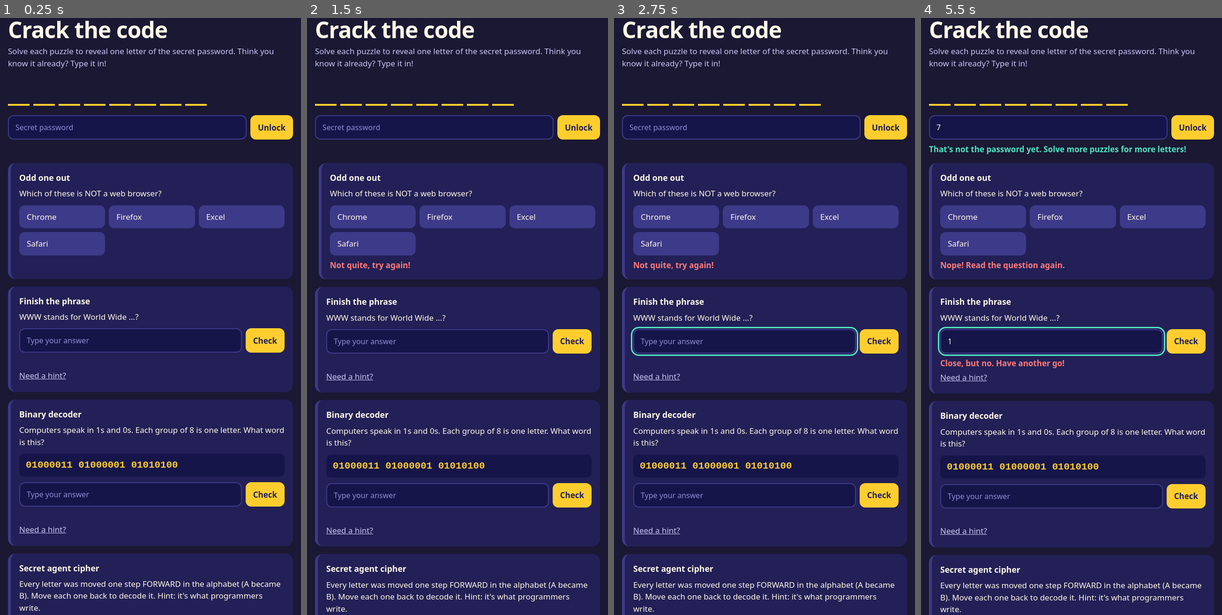
Above: before the commit, frames 1-4 (left to right).
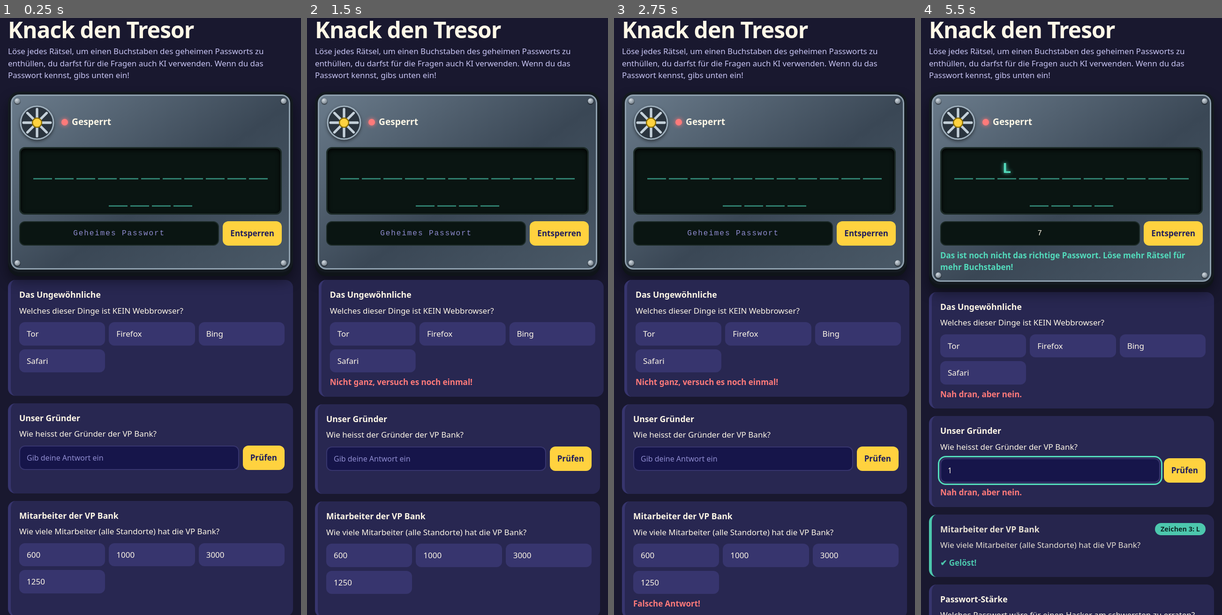
Above: after the commit, the same moments.

Repository: Kurosbani/vpb-puzzle-game
Game: browser game, page index.html
Same seed, same stepped clock (60 frames per second), same inputs: the game is played once before the commit and once after it.
Inputs (mouse positions are in pixels of both pictures, inside the frame that each line leads up to; where the layout moved, square brackets give the same spot in the first picture):
- Up to frame 1 (0.25 s): no input
- Up to frame 2 (1.5 s): tap Space at 1.1 s; click "Firefox" at 1.27 s
- Up to frame 3 (2.75 s): tap Space at 1.6, 2.1, 2.6 s; click (677, 555) at 1.87 s, where only the run after the commit has a clickable "600"; click "Unlock" (after the commit: "Entsperren") at 2.02 s; click (677, 334) at 2.47 s, where only the run after the commit has a clickable "Tor"
- Up to frame 4 (5.5 s): click "Safari" at 3.07 s; tap Space every 0.5 s from 3.1 to 5.1 s; click (1050, 459) [1050, 340] at 3.67 s; type "3" at 3.67 s; tap Enter at 3.7, 4.55 s; click (1071, 555) at 4.27 s, where only the run after the commit has a clickable "1000"; click (1041, 232) [1047, 125] at 4.52 s; type "7" at 4.52 s; click (1185, 471) at 4.87 s, where only the run after the commit has a clickable "Prüfen"; click (1050, 471) [1050, 340] at 5.47 s; type "1" at 5.47 s

The runs differ from the first frame. In frame 1, 42% of the frame differs, in the area x 2-98%, y 0-100%; in frame 2, 44%; in frame 3, 44%; in frame 4, 48%.

Commit message:
Added questions and changed design

Diff:
--- a/index.html
+++ b/index.html
@@ -1,22 +1,35 @@
 <!doctype html>
-<html lang="en">
+<html lang="de">
 <head>
 <meta charset="utf-8">
 <meta name="viewport" content="width=device-width, initial-scale=1">
-<title>Crack the Code</title>
+<title>Tresor knacken</title>
 <style>
-:root{--bg:#1a1833;--card:#222056;--card2:#3d3a89;--ink:#fff8e7;--dim:#c9c6f5;--sun:#ffce2e;--mint:#4fe3c1;--coral:#ff7a7a;color-scheme:dark}
+:root{--bg:#19182f;--card:#282751;--card2:#37356e;--ink:#fff8e7;--dim:#c9c6f5;--sun:#ffd23f;--mint:#53dbbc;--coral:#ff7a7a;color-scheme:dark}
 *{box-sizing:border-box}
 html{background:var(--bg)}
 body{margin:0;background:var(--bg);color:var(--ink);font:17px/1.5 "Trebuchet MS","Avenir Next",system-ui,sans-serif}
 main{max-width:640px;margin:0 auto;padding:28px 16px 48px}
 h1{font-size:clamp(2rem,8vw,3rem);line-height:1.05;margin:0 0 8px;letter-spacing:-.02em}
 .sub{margin:0 0 22px;color:var(--dim)}
-.secret{display:flex;flex-wrap:wrap;gap:8px;margin:0 0 20px}
-.ch{width:clamp(30px,10vw,46px);height:clamp(42px,12vw,56px);display:flex;align-items:flex-end;justify-content:center;border-bottom:4px solid var(--sun);font:700 clamp(1.5rem,7vw,2.2rem)/1.2 ui-monospace,"Courier New",monospace;color:var(--sun)}
+.vault{position:relative;margin:0 0 8px;padding:22px 18px 18px;border-radius:24px;border:6px solid #141a20;background:linear-gradient(145deg,#6b7c8c,#3a4755 55%,#4a5967);box-shadow:inset 0 0 0 3px #8fa0ae,0 8px 0 #0f1419,0 18px 28px rgba(0,0,0,.45)}
+.bolt{position:absolute;width:12px;height:12px;border-radius:50%;background:radial-gradient(circle at 35% 30%,#d5dde4,#56626d);box-shadow:0 1px 2px #000}
+.b1{top:8px;left:8px}.b2{top:8px;right:8px}.b3{bottom:8px;left:8px}.b4{bottom:8px;right:8px}
+.vtop{display:flex;align-items:center;gap:14px;margin:0 0 14px}
+.wheel{width:76px;height:76px;flex:none;transition:transform .9s cubic-bezier(.3,1.3,.5,1);filter:drop-shadow(0 3px 3px rgba(0,0,0,.5))}
+.state{display:flex;flex-direction:column;gap:2px}
+.vtitle{font-weight:700;font-size:1.2rem}
+.led{display:inline-block;width:14px;height:14px;border-radius:50%;background:var(--coral);box-shadow:0 0 10px var(--coral);margin-right:8px;vertical-align:-1px}
+.open .led{background:var(--mint);box-shadow:0 0 12px var(--mint)}
+.vcount{color:#e3eaf0;font-size:.95rem}
+.secret{display:flex;flex-wrap:wrap;gap:6px;justify-content:center;padding:14px 10px;margin:0 0 14px;border-radius:12px;background:#0a1512;border:3px solid #1c2a27;box-shadow:inset 0 3px 10px #000}
+.open .secret{border-color:var(--mint);box-shadow:inset 0 3px 10px #000,0 0 18px rgba(79,227,193,.5)}
+.ch{width:clamp(28px,9vw,40px);height:clamp(40px,11vw,52px);display:flex;align-items:flex-end;justify-content:center;border-bottom:3px solid #2f7d6d;font:700 clamp(1.4rem,6.5vw,2rem)/1.2 ui-monospace,"Courier New",monospace;color:var(--mint);text-shadow:0 0 8px var(--mint)}
 .ch.pop{animation:pop .5s ease}
 @keyframes pop{30%{transform:translateY(-10px) scale(1.3)}}
 .final{display:flex;gap:8px}
+.final input{text-align:center;letter-spacing:.12em;font-family:ui-monospace,"Courier New",monospace;background:#0a1512;border-color:#1c2a27}
+.final input:focus{border-color:var(--mint)}
 input{flex:1;min-width:0;font:inherit;font-size:16px;padding:12px 14px;border-radius:12px;border:2px solid var(--card2);background:#16154a;color:var(--ink)}
 input::placeholder{color:#8f8cd0}
 button{font:inherit;font-weight:700;cursor:pointer;border:0;border-radius:12px;padding:12px 16px;background:var(--sun);color:#1f1d5c}
@@ -24,7 +37,7 @@
 :focus-visible{outline:3px solid var(--mint);outline-offset:2px}
 .note{min-height:1.5em;margin:8px 0 0;color:var(--mint);font-weight:700}
 .warn{background:var(--coral);color:#2a0d0d;padding:8px 12px;border-radius:10px;margin:0 0 16px;font-weight:700}
-#win{background:var(--mint);color:#0c2b25;border-radius:16px;padding:18px 20px;margin:20px 0 0}
+#win{background:var(--mint);color:#0c2b25;border-radius:14px;padding:16px 18px;margin:14px 0 0;animation:pop .5s ease}
 #win h2{margin:0 0 4px;font-size:1.5rem}
 #win p{margin:0}
 .card{background:var(--card);border-radius:16px;padding:18px;margin-top:16px;border-left:6px solid var(--card2)}
@@ -45,26 +58,44 @@
 .ok{margin:0;color:var(--mint);font-weight:700}
 footer{margin-top:28px;text-align:center}
 footer button{background:none;color:var(--dim);font-weight:400;text-decoration:underline}
-@media (prefers-reduced-motion:reduce){.ch.pop,.card.shake{animation:none}}
+@media (prefers-reduced-motion:reduce){.ch.pop,.card.shake,#win{animation:none}.wheel{transition:none}}
 </style>
 </head>
 <body>
 <main>
   <header>
-    <h1>Crack the code</h1>
-    <p class="sub">Solve each puzzle to reveal one letter of the secret password. Think you know it already? Type it in!</p>
+    <h1>Knack den Tresor</h1>
+    <p class="sub">Löse jedes Rätsel, um einen Buchstaben des geheimen Passworts zu enthüllen, du darfst für die Fragen auch KI verwenden. Wenn du das Passwort kennst, gibs unten ein!</p>
     <div id="dev"></div>
-    <div id="secret" class="secret" aria-label="Secret password"></div>
-    <div class="final">
-      <input id="pw" placeholder="Secret password" autocomplete="off" autocapitalize="off" spellcheck="false" enterkeyhint="go">
-      <button id="pwBtn">Unlock</button>
+    <div id="vault" class="vault">
+      <span class="bolt b1"></span><span class="bolt b2"></span><span class="bolt b3"></span><span class="bolt b4"></span>
+      <div class="vtop">
+        <svg id="wheel" class="wheel" viewBox="0 0 100 100" aria-hidden="true">
+          <circle cx="50" cy="50" r="46" fill="#2a343e" stroke="#9fb0bd" stroke-width="4"/>
+          <g stroke="#c4d0d9" stroke-width="7" stroke-linecap="round">
+            <line x1="50" y1="12" x2="50" y2="88"/><line x1="12" y1="50" x2="88" y2="50"/>
+            <line x1="23" y1="23" x2="77" y2="77"/><line x1="77" y1="23" x2="23" y2="77"/>
+          </g>
+          <circle cx="50" cy="50" r="13" fill="#ffd23f" stroke="#8a6d00" stroke-width="3"/>
+        </svg>
+        <div class="state">
+          <span class="vtitle"><i class="led"></i><span id="vstate">Gesperrt</span></span>
+          <span id="vcount" class="vcount"></span>
+        </div>
+      </div>
+      <div id="secret" class="secret" aria-label="Geheimes Passwort"></div>
+      <div class="final">
+        <input id="pw" placeholder="Geheimes Passwort" autocomplete="off" autocapitalize="off" spellcheck="false" enterkeyhint="go">
+        <button id="pwBtn">Entsperren</button>
+      </div>
+      <p id="pwMsg" class="note"></p>
+      <section id="win" hidden></section>
     </div>
-    <p id="pwMsg" class="note"></p>
   </header>
-  <section id="win" hidden></section>
   <section id="list"></section>
-  <footer><button id="reset">Start over</button></footer>
+  <footer><button id="reset">Neu starten</button></footer>
 </main>
+
 
 <script>
 /* ============ EDIT HERE ============
@@ -75,36 +106,90 @@
    - Optional: "show" = a code/cipher displayed in a box, "hint" = hidden until clicked.
    - Company puzzles are marked TODO. */
 const CONFIG = {
-  secret: "FIREWALL",
-  winTitle: "Access granted! 🎉",
-  winText: "You cracked the code. Show this screen to your host to claim your prize!",
+  secret: "WELCOME2VPB2026",
+  winTitle: "Zugang gewährt! 🎉",
+  winText: "Du hast den Code geknackt. Gratuliere!",
   puzzles: [
-    { title: "Odd one out", q: "Which of these is NOT a web browser?",
-      choices: ["Chrome", "Firefox", "Excel", "Safari"], answer: "Excel" },
-
-    { title: "Finish the phrase", q: "WWW stands for World Wide ...?",
-      answer: ["web"], hint: "Think of what a spider makes." },
-
-    { title: "Binary decoder", q: "Computers speak in 1s and 0s. Each group of 8 is one letter. What word is this?",
-      show: "01000011 01000001 01010100", answer: ["cat"],
-      hint: "01000001 is the letter A. The next letter up is B, then C..." },
-
-    { title: "Secret agent cipher", q: "Every letter was moved one step FORWARD in the alphabet (A became B). Move each one back to decode it. Hint: it's what programmers write.",
-      show: "DPEF", answer: ["code"], hint: "D goes back to C. Now do the rest!" },
-
-    { title: "TODO: company question 1", q: "TODO: In what year was our company founded?",
-      answer: ["2000"] },
-
-    { title: "Mirror mirror", q: "This word is written backwards. Read it the right way round. (Never share it with anyone!)",
-      show: "drowssap", answer: ["password"] },
-
-    { title: "TODO: company question 2", q: "TODO: What is our company's mascot / main product / city?",
-      choices: ["Option A", "Option B", "Option C"], answer: "Option A" },
-
-    { title: "Password power", q: "Which password would be the hardest for a hacker to guess?",
-      choices: ["password123", "Fluffy", "T7#kq9!Lm2$x", "12345678"], answer: "T7#kq9!Lm2$x" }
+    { title: "Das Ungewöhnliche",
+      q: "Welches dieser Dinge ist KEIN Webbrowser?",
+      choices: ["Tor", "Firefox", "Bing", "Safari"],
+      answer: "Bing" },
+
+    { title: "Unser Gründer",
+      q: "Wie heisst der Gründer der VP Bank?",
+      answer: ["Guido Feger"] },
+
+    { title: "Mitarbeiter der VP Bank",
+      q: "Wie viele Mitarbeiter (alle Standorte) hat die VP Bank?",
+      choices: ["600", "1000", "3000", "1250"],
+      answer: "1000" },
+
+    { title: "Passwort-Stärke",
+      q: "Welches Passwort wäre für einen Hacker am schwersten zu erraten?",
+      choices: ["password123", "M2K82M31UEL9", "T7#kq9!Lm2$x", "12345678"],
+      answer: "T7#kq9!Lm2$x" },
+
+    { title: "Wo befindet sich E-Banking?",
+      q: "In Welchem Stockwerk befindet sich das Team E-Banking (EBI)?",
+      choices: ["Im dritten Stockwerk", "Im zweiten Stockwerk", "Im ersten Stockwerk"],
+      answer: "Im dritten Stockwerk",
+      hint: "Fragt nach oder geht suchen!"},
+
+    { title: "Gründungsjahr VP Bank",
+      q: "In welchem Jahr wurde die VP Bank gegründet?",
+      answer: ["1956"] },
+
+    { title: "Standorte der VPB",
+      q: "Wie viele Standorte hat die VP Bank? (Vaduz und Triesen zählen als ein Standort!)",
+      choices: ["2", "5", "7"],
+      answer: "5" },
+
+    { title: "Bildformate?" ,
+      q: "Welches dieser Dateiformate ist KEIN Bildformat?",
+      choices: [".avif", ".xm", ".bmp", ".jxl"],
+      answer: ".xm" },
+
+    {
+      title: "Die Spitze",
+      q: "Wie heisst der CEO der VP Bank?",
+      answer: "Urs Monstein"
+    },
+
+    { title: "Geheime-Chiffre",
+      q: "Jeder Buchstabe wurde im Alphabet um eine gewisse anzahl verschoben. Verschiebe sie wieder zurück, um den text zu entschlüsseln.",
+      show: "Dupumwlcjn",
+      answer: ["Javascript"],
+      hint: "Benutze die Cäsar-Chiffre - D verschiebt sich zu J. Jetzt der Rest!" },
+
+    { title: "Beende den Satz",
+      q: "Die VP Bank ist die...",
+      choices: ["zweitgrösste Bank in Liechtenstein.", "drittgrösste Bank in Liechtenstein.", "grösste Bank in Liechtenstein."],
+      answer: "drittgrösste Bank in Liechtenstein." },
+
+    { title: "Domain Name System",
+      q: "Was ist die Hauptaufgabe eines DNS-Servers?",
+      choices: ["Verschlüsselung von E-Mails", "Namensauflösung von Domains in IP-Adressen", "Kompression von Datenpaketen", "Speicherung von Passwörtern"],
+      answer: "Namensauflösung von Domains in IP-Adressen" },
+
+    { title: "Verschiedene Programmiersprachen...",
+      q: "Welche von diesen Programmiersprachen benutzen wir am häufigsten in der Bank?",
+      choices: ["Rust", "Haskell", "Java"],
+      answer: "Java" },
+
+    { title: "Binärdecoder",
+      q: "Computer sprechen in 1en und 0en. Jede Gruppe aus 8 ist ein Buchstabe. Welches Wort ist das?",
+      show: "01000011 01000001 01010100 01010011",
+      answer: ["CATS"],
+      hint: "Schau dir eine ASCII-Tabelle an..." },
+
+    { title: "Chaos?",
+      q: "Dieses Wort ist mit dem Schlüssel 'VPB' chiffriert... Kannst du es entschlüsseln?",
+      show: "Zh jni ezg Ojkfhqfm",
+      answer: ["Es ist der November"],
+      hint: "Benutze die Viginère-Chiffre..." },
   ]
 };
+
 /* ============ END OF EDIT AREA ============ */
 
 const SECRET = CONFIG.secret.toUpperCase().replace(/[^A-Z0-9]/g, "");
@@ -126,7 +211,7 @@
 
 function checkAll() {
   const all = SECRET.length > 0 && [...SECRET].every((_, i) => state.solved[i]);
-  $("pwMsg").textContent = all && !state.won ? "All letters found! Type the password above." : "";
+  $("pwMsg").textContent = all && !state.won ? "Alle Buchstaben gefunden! Gib das Passwort oben ein." : "";
 }
 
 function showWin() {
@@ -141,11 +226,11 @@
     el.replaceChildren();
     el.classList.toggle("done", !!state.solved[i]);
     const head = h("div", "head");
-    head.append(h("h2", "", p.title || "Puzzle " + (i + 1)));
-    if (state.solved[i]) head.append(h("span", "badge", "Letter " + (i + 1) + ": " + SECRET[i]));
+    head.append(h("h2", "", p.title || "Rätsel " + (i + 1)));
+    if (state.solved[i]) head.append(h("span", "badge", "Zeichen " + (i + 1) + ": " + SECRET[i]));
     el.append(head, h("p", "q", p.q));
     if (p.show) el.append(h("div", "show", p.show));
-    if (state.solved[i]) { el.append(h("p", "ok", "✔ Solved!")); return; }
+    if (state.solved[i]) { el.append(h("p", "ok", "✔ Gelöst!")); return; }
     const msg = h("p", "msg", "");
     if (p.choices) {
       const box = h("div", "choices");
@@ -153,25 +238,25 @@
       el.append(box);
     } else {
       const row = h("div", "row"), inp = h("input");
-      inp.placeholder = "Type your answer"; inp.autocomplete = "off"; inp.autocapitalize = "off";
+      inp.placeholder = "Gib deine Antwort ein"; inp.autocomplete = "off"; inp.autocapitalize = "off";
       inp.spellcheck = false; inp.enterKeyHint = "go";
-      const go = h("button", "", "Check");
+      const go = h("button", "", "Prüfen");
       go.onclick = () => attempt(inp.value);
       inp.onkeydown = e => { if (e.key === "Enter") attempt(inp.value); };
       row.append(inp, go); el.append(row);
     }
     el.append(msg);
     if (p.hint) {
-      const hb = h("button", "hint", "Need a hint?");
+      const hb = h("button", "hint", "Brauchst du einen Hinweis?");
       hb.onclick = () => hb.replaceWith(h("p", "hinttxt", "💡 " + p.hint));
       el.append(hb);
     }
     function attempt(v) {
-      if (!p.choices && !norm(v)) { msg.textContent = "Type something first!"; return; }
+      if (!p.choices && !norm(v)) { msg.textContent = "Gib zuerst etwas ein!"; return; }
       const good = p.choices ? v === answers[0] : answers.some(a => norm(a) === norm(v));
       if (good) { state.solved[i] = true; save(); draw(); renderSecret(i); checkAll(); }
       else {
-        msg.textContent = ["Not quite, try again!", "Close, but no. Have another go!", "Nope! Read the question again."][Math.floor(Math.random() * 3)];
+        msg.textContent = ["Nicht ganz, versuch es noch einmal!", "Nah dran, aber nein.", "Falsche Antwort!"][Math.floor(Math.random() * 3)];
         el.classList.remove("shake"); void el.offsetWidth; el.classList.add("shake");
       }
     }
@@ -192,18 +277,19 @@
   const v = $("pw").value;
   if (!norm(v)) return;
   if (norm(v) === norm(SECRET)) { state.won = true; save(); renderSecret(); showWin(); }
-  else $("pwMsg").textContent = "That's not the password yet. Solve more puzzles for more letters!";
+  else $("pwMsg").textContent = "Das ist noch nicht das richtige Passwort. Löse mehr Rätsel für mehr Buchstaben!";
 }
 $("pwBtn").onclick = tryPassword;
 $("pw").onkeydown = e => { if (e.key === "Enter") tryPassword(); };
 $("reset").onclick = () => {
-  if (confirm("Start over? Your progress will be erased.")) { state = { solved: {}, won: false }; save(); $("pw").value = ""; build(); }
+  if (confirm("Neu starten? Dein Fortschritt geht verloren.")) { state = { solved: {}, won: false }; save(); $("pw").value = ""; build(); }
 };
 
 if (CONFIG.puzzles.length !== SECRET.length) {
-  const d = h("p", "warn", "Setup check: you have " + CONFIG.puzzles.length + " puzzles but the secret has " + SECRET.length + " letters. They need to match.");
+  const d = h("p", "warn", "Setup-Check: Es gibt " + CONFIG.puzzles.length + " Rätsel, aber das Geheimwort hat " + SECRET.length + " Buchstaben. Diese müssen übereinstimmen.");
   $("dev").append(d);
 }
+
 build();
 </script>
 </body>
